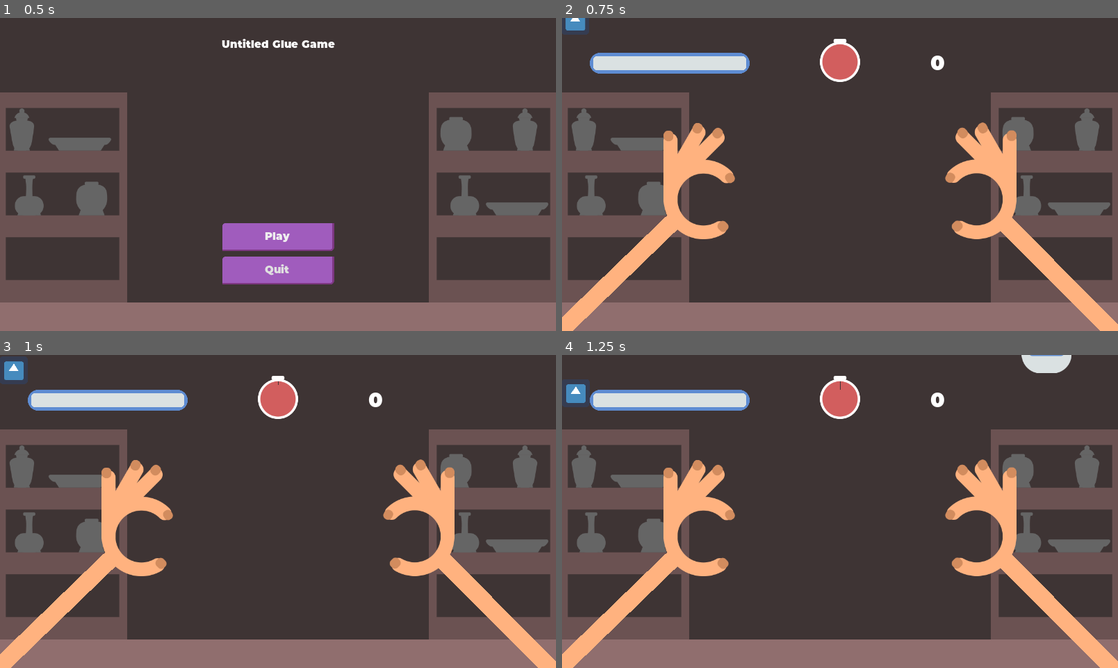
Above: before the commit, frames 1-4 (two rows, left to right).
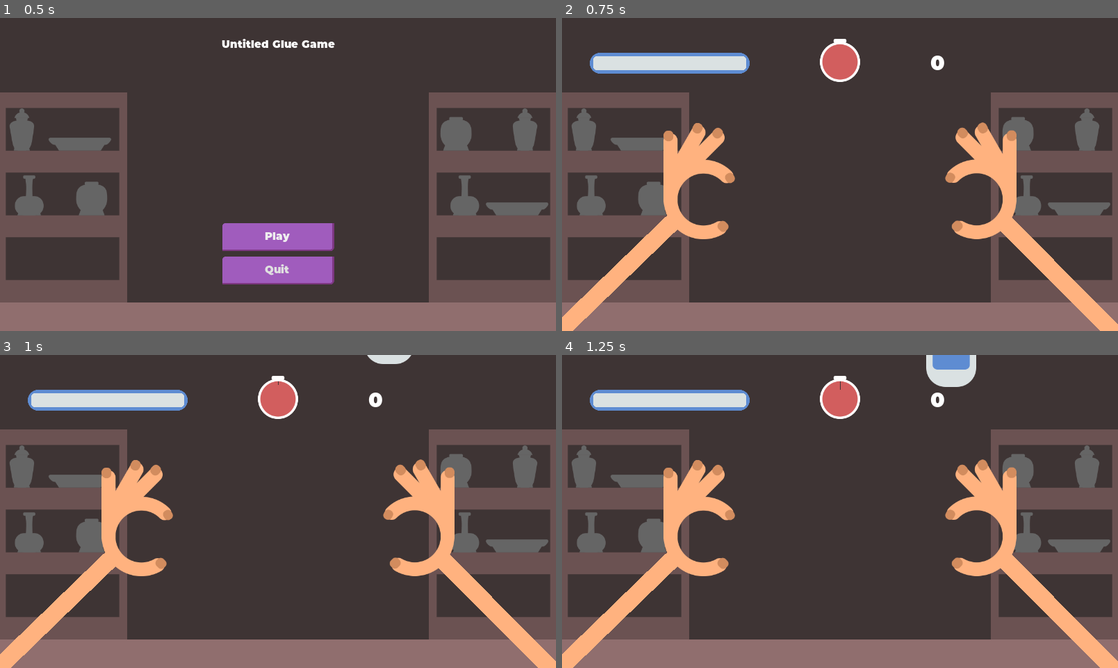
Above: after the commit, the same moments.

Repository: williamd1k0/untitled-glue-game
Game: Godot game, scene res://game/TitleScreen.tscn
Two runs of this game, one before a commit and one after it. Both use one fixed random seed, a clock stepped at 60 frames per second and the inputs below. The engine's default icon, where the game draws it, is replaced by a stand-in: a white triangle on a blue panel in a dark square.
Inputs:
- Up to frame 1 (0.5 s): no input
- Up to frame 2 (0.75 s): click "Play" at 0.5 s
- Up to frame 3 (1 s): no input
- Up to frame 4 (1.25 s): no input

Frame 1 is identical in both runs. In frame 2, 0.3% of the frame differs, in the area x 0-5%, y 0-6%; in frame 3, 0.6%; in frame 4, 1.7%, in the area x 0-92%, y 0-17%.

Commit message:
Minor game scene adjusts

Diff:
--- a/game/Game.tscn
+++ b/game/Game.tscn
@@ -15,15 +15,13 @@
 [ext_resource path="res://game/areas/Background.tscn" type="PackedScene" id=19]
 [ext_resource path="res://game/Game.gd" type="Script" id=20]
 
-
 [sub_resource type="PhysicsMaterial" id=1]
-bounce = 1.0
 
 [sub_resource type="PhysicsMaterial" id=2]
-bounce = 0.05
+bounce = 0.7
 
 [sub_resource type="PhysicsMaterial" id=3]
-bounce = 0.7
+bounce = 0.05
 
 [node name="Game" type="Node"]
 script = ExtResource( 20 )
@@ -42,16 +40,13 @@
 [node name="Background" parent="LevelLayer/Level" instance=ExtResource( 19 )]
 
 [node name="Godot" parent="LevelLayer/Level" instance=ExtResource( 16 )]
+position = Vector2( 56, -224 )
 physics_material_override = SubResource( 1 )
-
-[node name="Glue" parent="LevelLayer/Level" instance=ExtResource( 13 )]
-position = Vector2( 1115.66, -159.002 )
-physics_material_override = SubResource( 2 )
 
 [node name="Hands" parent="LevelLayer/Level" instance=ExtResource( 18 )]
 
 [node name="Boundaries" type="StaticBody2D" parent="LevelLayer/Level"]
-physics_material_override = SubResource( 3 )
+physics_material_override = SubResource( 2 )
 __meta__ = {
 "_edit_lock_": true
 }
@@ -62,8 +57,11 @@
 [node name="Puzzle" parent="LevelLayer/Level" instance=ExtResource( 15 )]
 
 [node name="GlueSpawner" parent="LevelLayer/Level" instance=ExtResource( 17 )]
-position = Vector2( 896, -64 )
+position = Vector2( 896, -128 )
 container_path = NodePath("..")
+
+[node name="Glue" parent="LevelLayer/Level/GlueSpawner" instance=ExtResource( 13 )]
+physics_material_override = SubResource( 3 )
 
 [node name="PuzzleSpawner" parent="LevelLayer/Level" instance=ExtResource( 4 )]
 container = NodePath("..")
